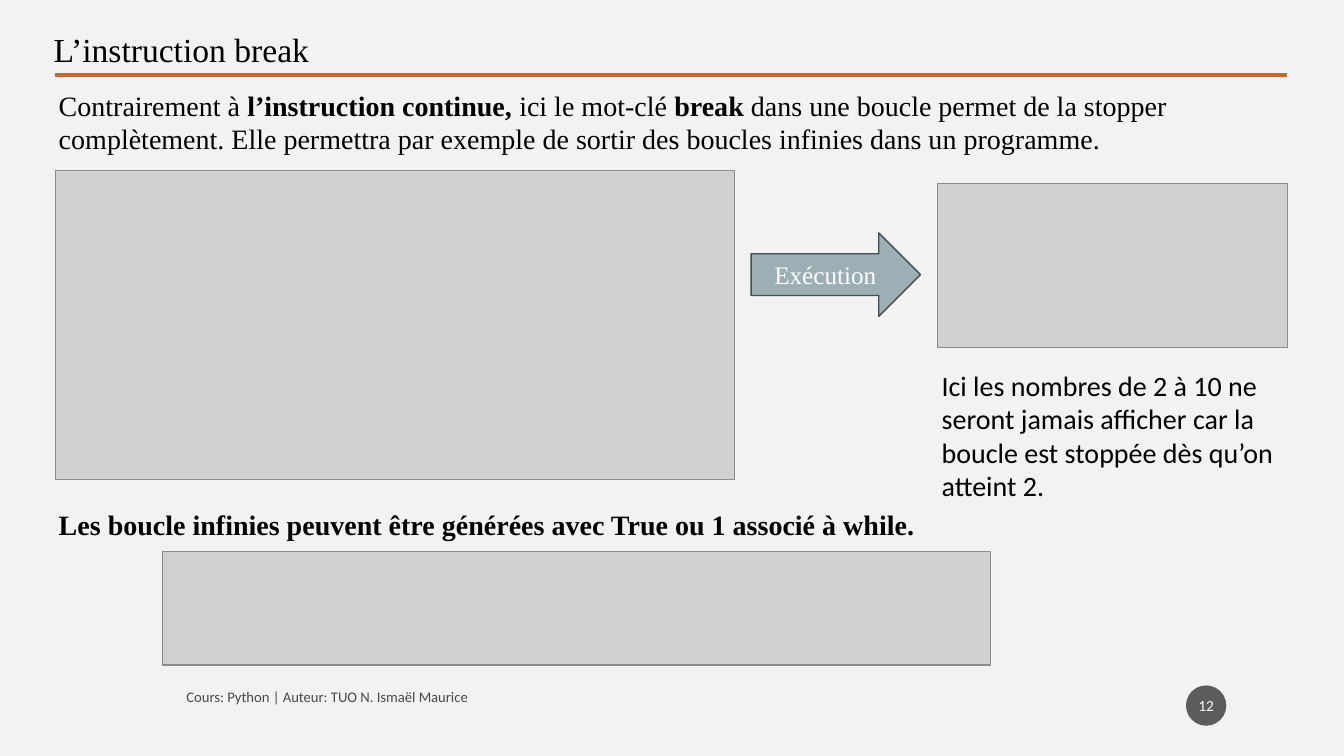
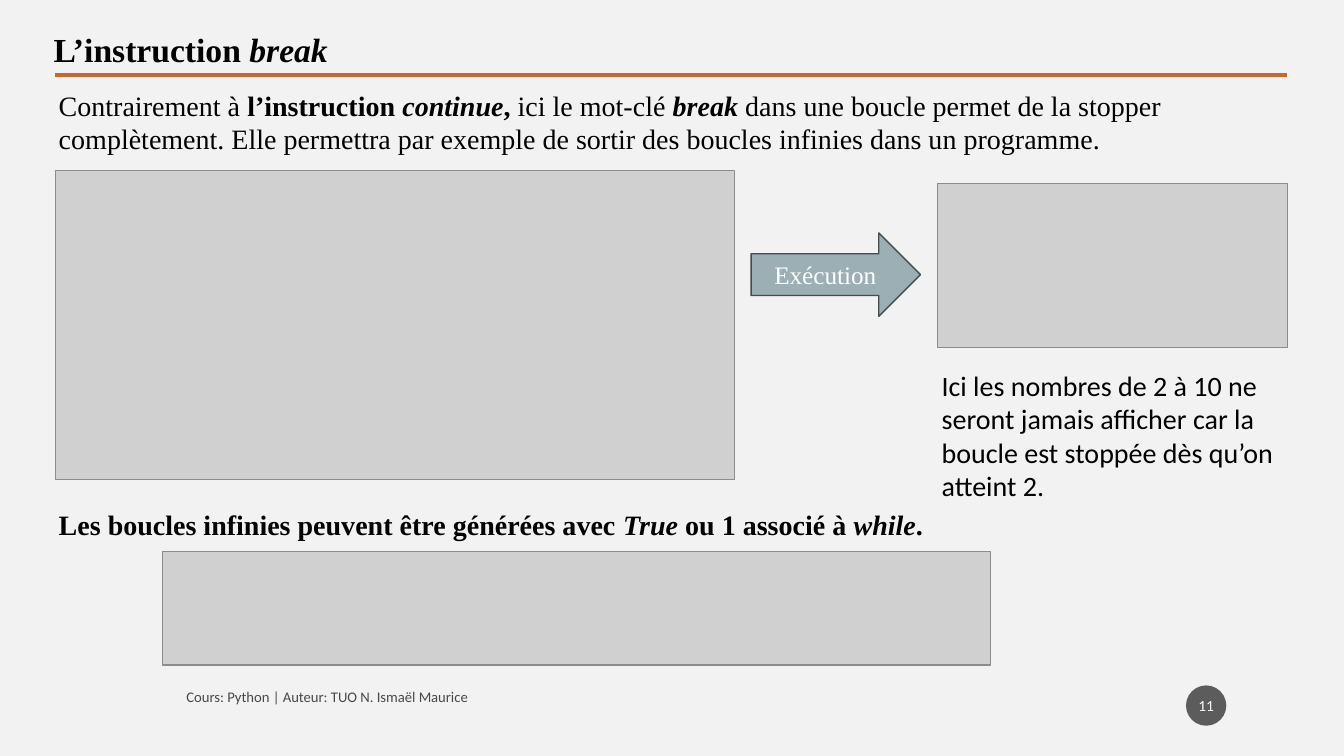
Before and after one commit to tisma95/cours-python, a slide deck: slide 11 of source/Chapitre 4 - Structures répétitives.pptx (slide 12 before the commit). Drawn at 1344x756 pixels with LibreOffice and Linux fonts; fonts in the diff are those of the drawing; grey boxes stand for pictures. Boxes give left, top, right and bottom in pixels: in the first picture for what was removed or moved away, otherwise in the second. Text is boxed around its words. In the diff, an @@ line names an element or a change of style, - is before the commit and + after.

```diff
--- a/source/Chapitre 4 - Structures répétitives.pptx
+++ b/source/Chapitre 4 - Structures répétitives.pptx
@@ text "L’instruction break" at [54,38,327,63]: bold on; italic on in "break" @@
@@ text "Contrairement à l’instruction continue, ici ..." at [59,96,1161,155]: italic on in "continue, break" @@
@@ text at [59,515,923,540]: text changed @@
-Les boucle infinies peuvent être générées avec True ou 1 associé à while.
+Les boucles infinies peuvent être générées avec True ou 1 associé à while.
@@ page number at [1198,701,1214,711]: text changed @@
-12
+11
```
Also in this commit, not shown: 19 other slides changed, 13 other files.
